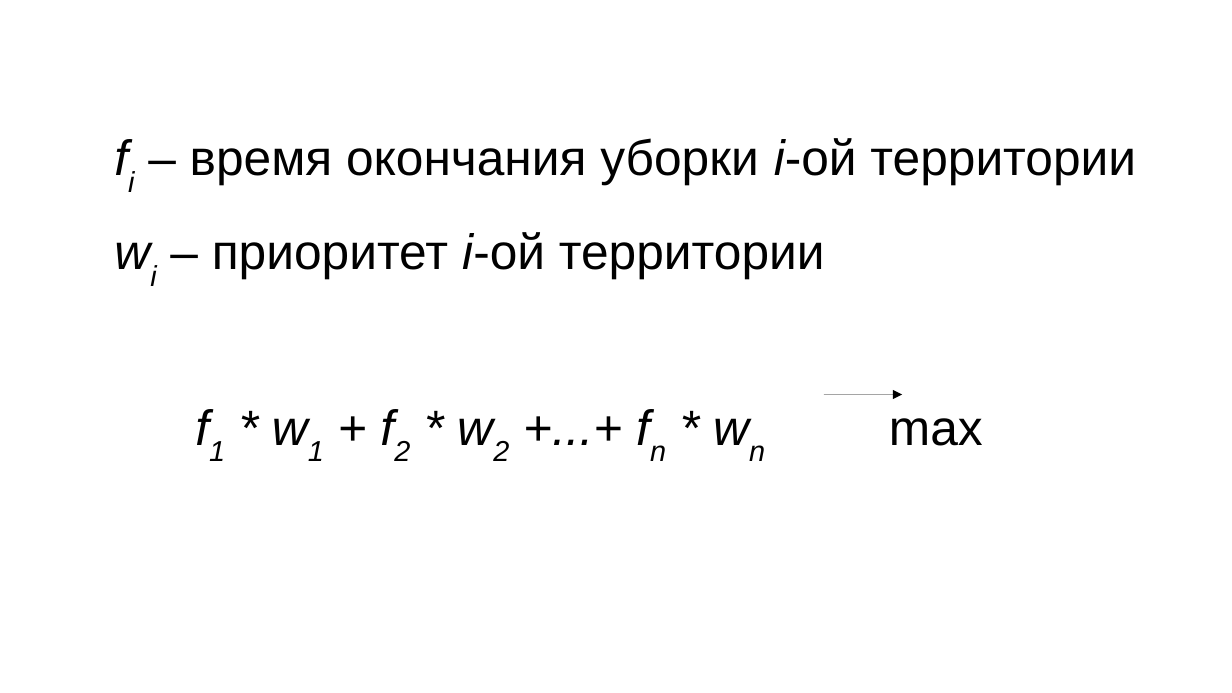
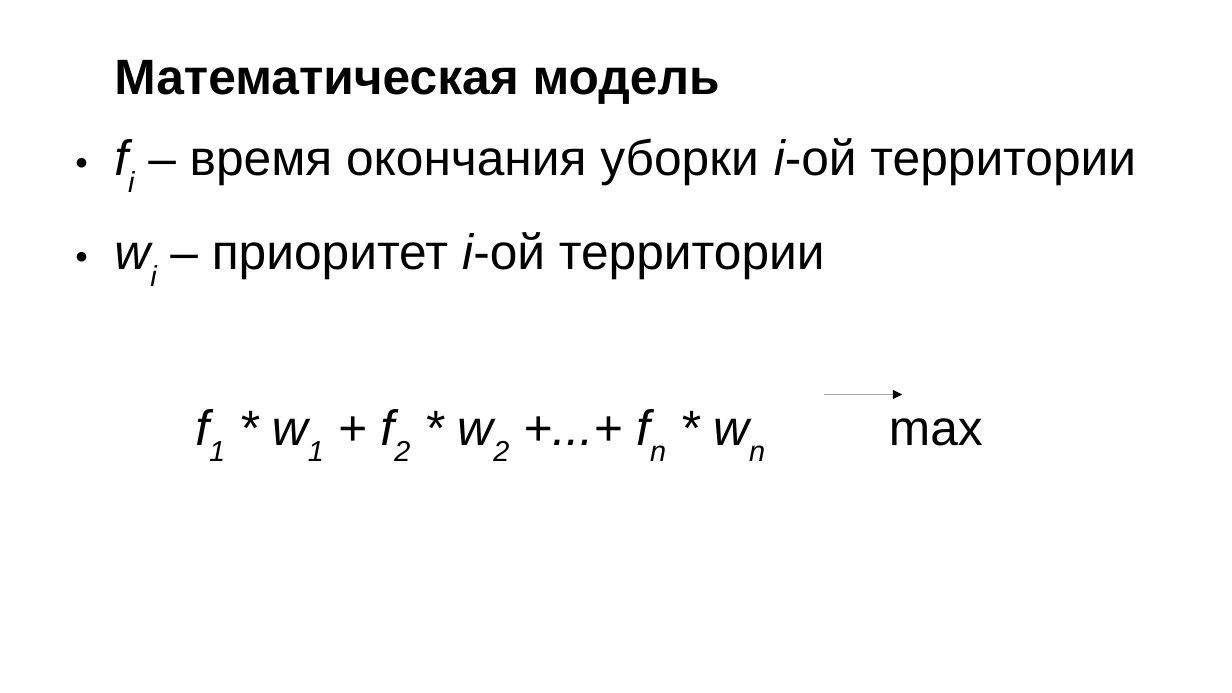
Before and after one commit to vaidzelevich/snow_cleaning_schedule, a slide deck: slide 3 of presentation.odp (slide 2 before the commit). Drawn at 1232x693 pixels with LibreOffice and Linux fonts; fonts in the diff are those of the drawing. Boxes give left, top, right and bottom in pixels: in the first picture for what was removed or moved away, otherwise in the second. Text is boxed around its words. In the diff, an @@ line names an element or a change of style, - is before the commit and + after.

```diff
--- a/presentation.odp
+++ b/presentation.odp
@@ text at [114,59,720,103]: paragraph added @@
+Математическая модель
```
Also in this commit, not shown: 2 other slides changed, 1 slide added, 3 other files.
